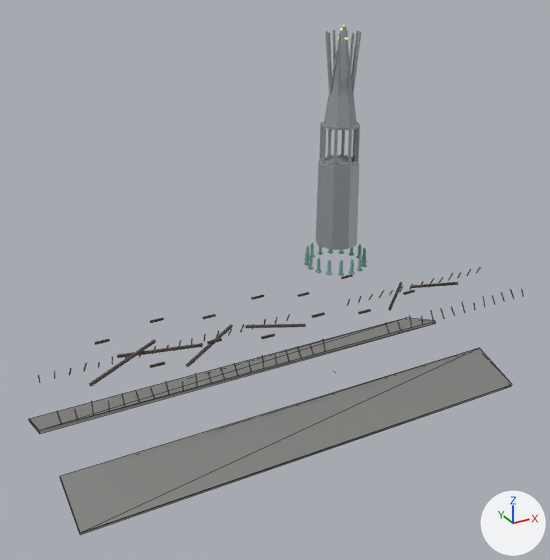
The Blender file assets/maps/notre_dame_evolution/blender/roof.blend: old version first, new version second.
Rendered twice from a 50 mm lens placed at (-75.6, -130.3, 110.4), pointed at (-4.2, -0.4, 45.5). Arrows for +X, +Y and +Z are at lower right; the lights stay in place. The first picture is the older version. Mesh edges are drawn as thin lines on the coarser meshes. Objects named as collision shapes, trigger or cutter boxes, shadow casters or lower levels of detail are left out.

Objects in the first picture: 'evolution_fleche_falling_nocol', 'roof_burnt_fcharred', 'roof_burnt_fcharred_nocol', 'roof_burnt_fspentlead' and 6 more.
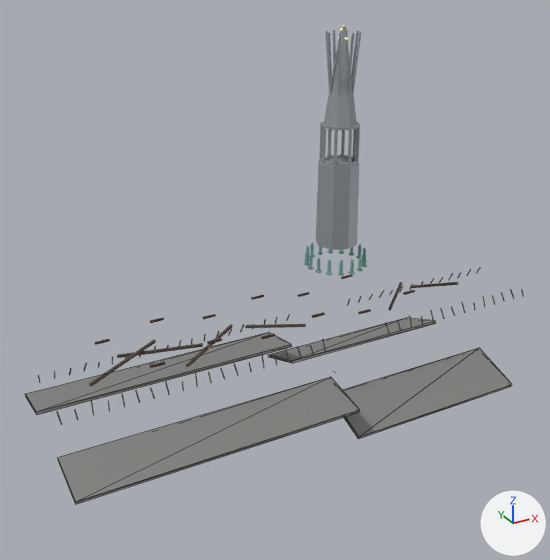
The change in detail:
me_roof_burnt_fspentlead_mesh is used by ob_roof_burnt_fspentlead; location (0.0, 0.0, 0.0).
me_roof_burnt_fspentlead_mesh had 48 vertices, 24 faces and spanned x -54.8..49.2, y -20.3..20.3, z 14.1..18.9.
me_roof_burnt_fspentlead_mesh now has 96 vertices, 48 faces and spans x -54.8..49.2, y -20.3..20.3, z 14.1..23.3.
me_roof_burnt_fspentlead_mesh part 1: the loose piece of 4 vertices spanning x -54.8, y -20.3..-8.2, z 14.1..18.9 is moved by (60.0, 0.0, 0.0).
me_roof_burnt_fspentlead_mesh part 2: the loose piece of 4 vertices spanning x -54.8, y 8.2..20.3, z 14.1..18.9 is moved by (60.0, 0.0, 0.0).
Part 3, on me_roof_burnt_fspentlead_mesh:
16 vertices are removed from x -54.8, y -20.3..20.3, z 14.1..18.9.
16 faces are deleted.
32 vertices are added at x -54.8..5.2, y -20.0..20.0, z 20.7..23.3.
16 new vertices lie (-44.0, 0.0, 0.0) away from vertices in x 49.2, y -20.3..20.3, z 14.1..18.9.
16 new vertices lie (60.0, 0.0, 0.0) away from vertices in x -54.8, y -20.0..20.0, z 20.7..23.3.
40 new faces join them.

Changed parts and their boxes [x1, y1, x2, y2] in the pictures (550 x 560 px; the box of a moved part takes in the faces that stretch with it):
'roof_burnt_fspentlead', reshaped (14% shorter): before [29, 318, 512, 535]; after [25, 318, 512, 504]
part 1 of me_roof_burnt_fspentlead_mesh, moved or reshaped: before [60, 477, 80, 533]; after [344, 417, 359, 439]
part 2 of me_roof_burnt_fspentlead_mesh, moved or reshaped: before [29, 420, 40, 433]; after [268, 355, 292, 363]
part 3 of me_roof_burnt_fspentlead_mesh, reshaped: before [29, 320, 480, 535]; after [25, 320, 480, 504]
